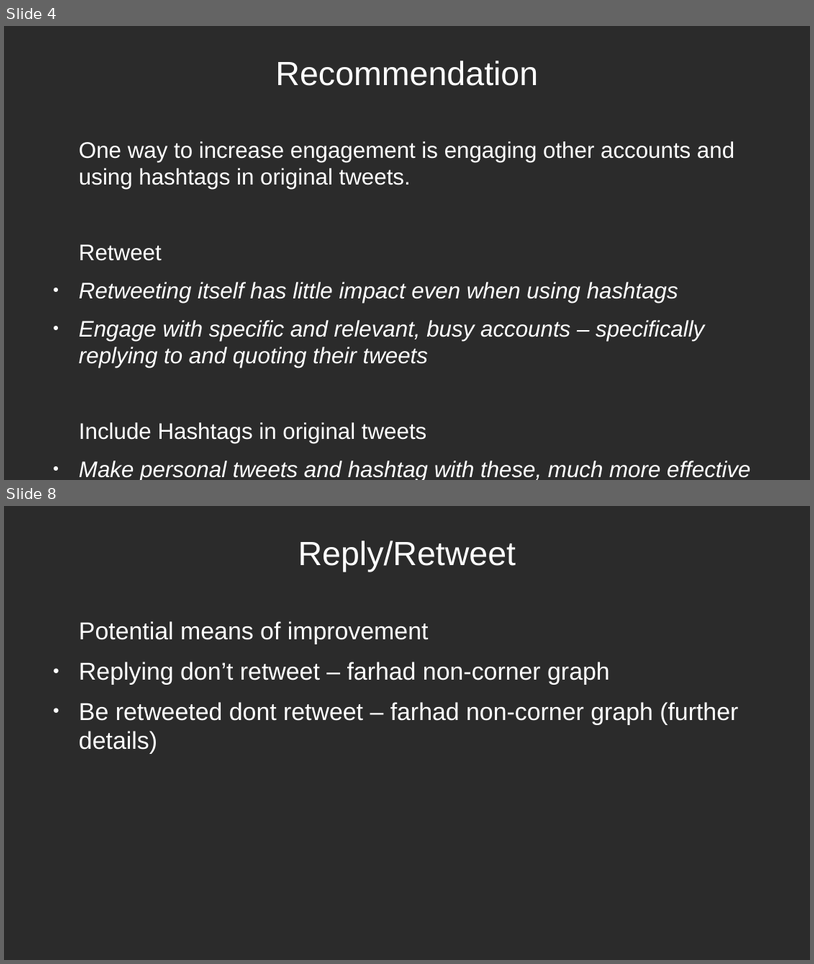
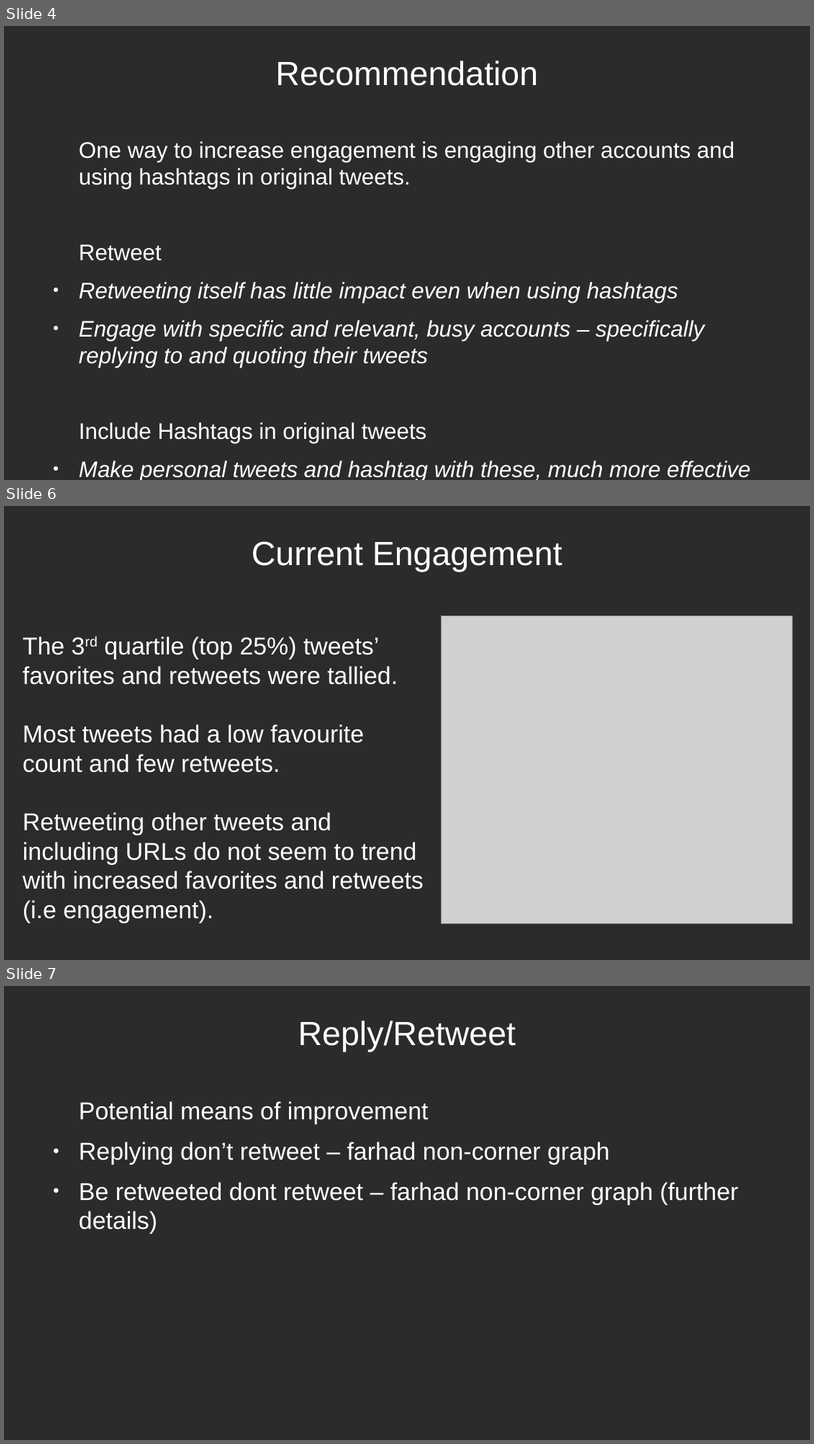
Before and after one commit to douglas-thoms/Datathon-2021-10-16, a slide deck: presentations/group_9_presentation_v1.odp. Shown one above the other, each under a label of ours: slides 4 and 8 before the commit, slides 4, 6 and 7 after it; the slides between them are not shown. The pictures are 814x964 and 814x1444 pixels, drawn with LibreOffice and Linux fonts; fonts in the diff are those of the drawing; grey boxes stand for pictures; background and template pictures are left out; a plain dark background stands for a picture behind light text. Boxes give left, top, right and bottom in pixels: in the first picture for what was removed or moved away, otherwise in the second. Text is boxed around its words. In the diff, an @@ line names an element or a change of style, - is before the commit and + after.

```diff
--- a/presentations/group_9_presentation_v1.odp
+++ b/presentations/group_9_presentation_v1.odp
@@ slide 6 added at <box>4,506,810,960</box>, background picture (left out) @@
@@ title added at <box>252,541,563,572</box>, 33 pt, text #FFFFFF @@
+Current Engagement
@@ picture added at <box>442,615,793,924</box> @@
@@ text added at <box>23,636,424,923</box>, 24 pt, text #FFFFFF @@
+The 3rd quartile (top 25%) tweets’ favorites and retweets were tallied.
+Most tweets had a low favourite count and few retweets.
+Retweeting other tweets and including URLs do not seem to trend with increased favorites and retweets (i.e engagement).
@@ what was slide 8 is now slide 7 @@
```
Also in this commit, not shown: 2 slides changed, 2 slides removed, 11 other files.
